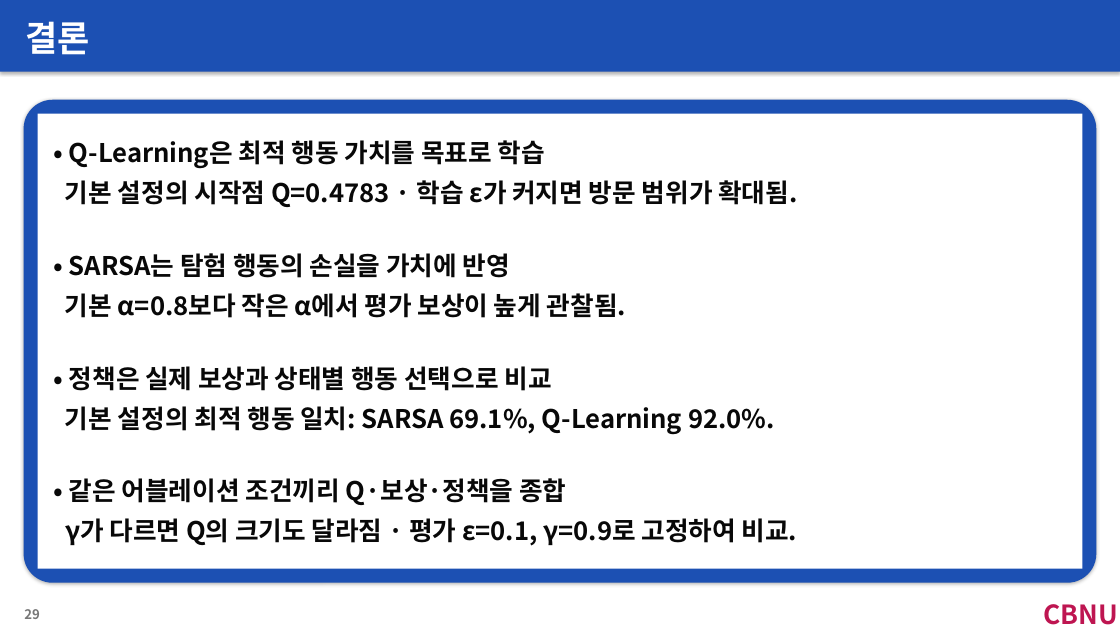
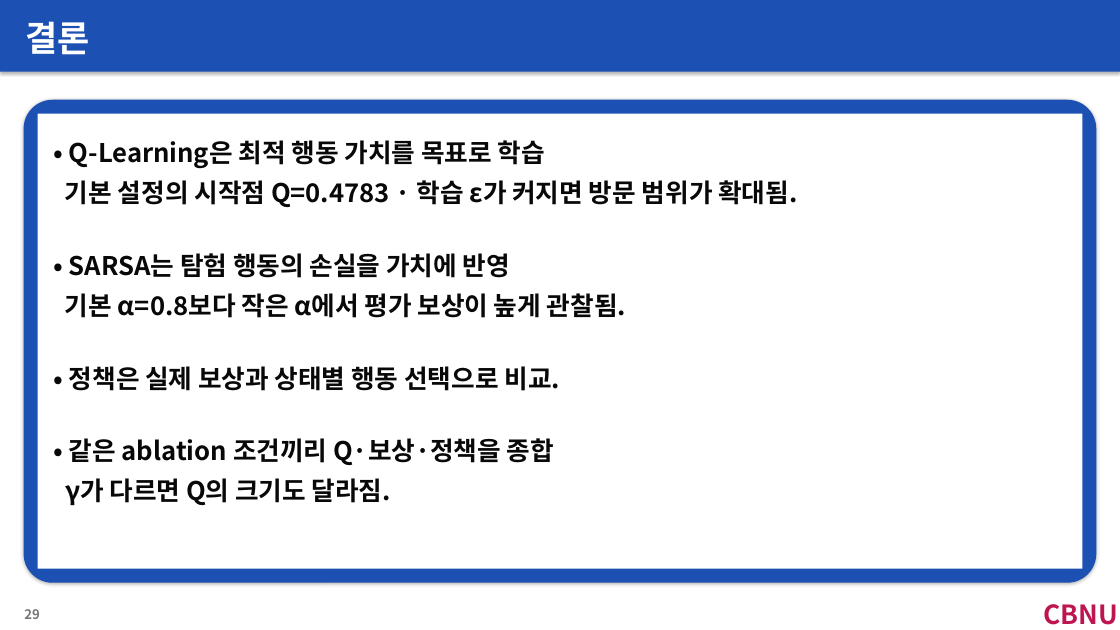
Before and after one commit to Minjea31/ppt_workspace, a slide deck: slide 24 of output/RL_week6/RL_week6.pptx (slide 29 before the commit). Drawn at 1120x630 pixels with LibreOffice and Linux fonts; fonts in the diff are those of the drawing. Boxes give left, top, right and bottom in pixels: in the first picture for what was removed or moved away, otherwise in the second. Text is boxed around its words. In the diff, an @@ line names an element or a change of style, - is before the commit and + after.

```diff
--- a/output/RL_week6/RL_week6.pptx
+++ b/output/RL_week6/RL_week6.pptx
@@ text at (65,140,797,505): text changed @@
-• Q-Learning은 최적 행동 가치를 목표로 학습
-기본 설정의 시작점 Q=0.4783 · 학습 ε가 커지면 방문 범위가 확대됨.
-• SARSA는 탐험 행동의 손실을 가치에 반영
-기본 α=0.8보다 작은 α에서 평가 보상이 높게 관찰됨.
-• 정책은 실제 보상과 상태별 행동 선택으로 비교
-기본 설정의 최적 행동 일치: SARSA 69.1%, Q-Learning 92.0%.
-• 같은 어블레이션 조건끼리 Q·보상·정책을 종합
-γ가 다르면 Q의 크기도 달라짐 · 평가 ε=0.1, γ=0.9로 고정하여 비교.
+• Q-Learning은 최적 행동 가치를 목표로 학습
+기본 설정의 시작점 Q=0.4783 · 학습 ε가 커지면 방문 범위가 확대됨.
+• SARSA는 탐험 행동의 손실을 가치에 반영
+기본 α=0.8보다 작은 α에서 평가 보상이 높게 관찰됨.
+• 정책은 실제 보상과 상태별 행동 선택으로 비교.
+• 같은 ablation 조건끼리 Q·보상·정책을 종합
+γ가 다르면 Q의 크기도 달라짐.
```
Also in this commit, not shown: 19 other slides changed, 5 slides removed.
